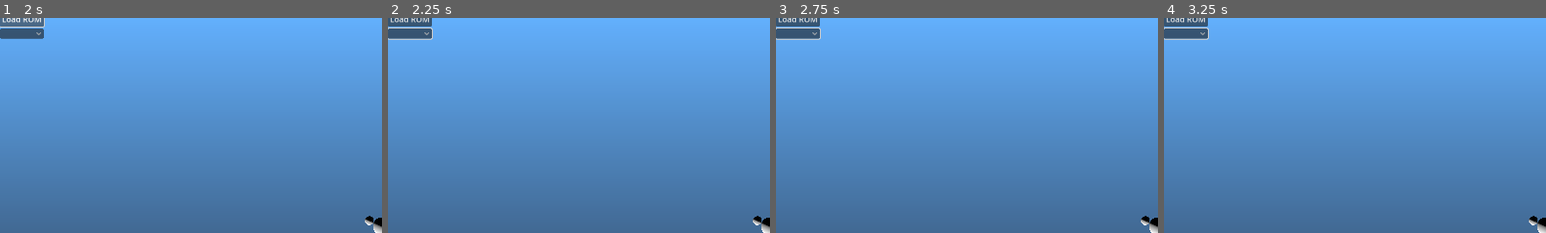
Above: before the commit, frames 1-4 (left to right).
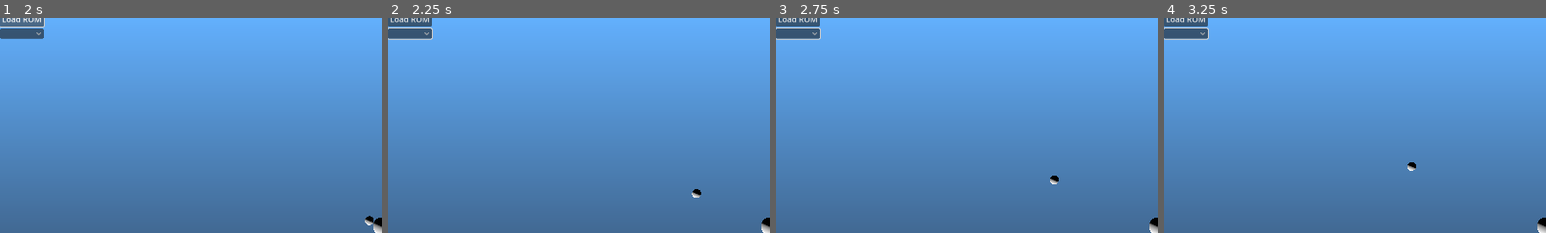
Above: after the commit, the same moments.

Repository: mrgudenheim/TacticsEngineG
Game: Godot game, scene res://src/map_viewer.tscn
Two runs of this game, one before a commit and one after it. Both use one fixed random seed, a clock stepped at 60 frames per second and the inputs below.
Inputs (mouse positions are % of the whole screen's width and height, from its top left):
- Up to frame 1 (2 s): click (3, 5) at 0.5 s; click "Load ROM" at 1.25 s
- Up to frame 2 (2.25 s): move the mouse to (72, 45) at 2.02 s; hold D from 2.03 s (still down); tap Down (camera_down) at 2.1 s; click (72, 45) at 2.17 s
- Up to frame 3 (2.75 s): keep holding D
- Up to frame 4 (3.25 s): release D at 2.75 s; tap Enter (ui_accept) at 2.75 s; drag from (30, 55) to (45, 70) at 2.77 s
The pictures show only the part of the screen within x 0-50%, y 2-52%; the shares and areas given below are measured in that part.

Frame 1 is identical in both runs. In frame 2, 0.2% of the frame differs, in the area x 79-98%, y 79-97%; in frame 3, 0.2%; in frame 4, 0.2%.

Commit message:
improved collisions by scaling meshes directly improved hierachy to not scale meshes

Diff:
--- a/src/file_formats/map_data.gd
+++ b/src/file_formats/map_data.gd
@@ -3,6 +3,7 @@
 
 const TILE_SIDE_LENGTH: int = 28
 const UNITS_PER_HEIGHT: int = 12
+const SCALE: float = 1.0 / TILE_SIDE_LENGTH
 
 var file_name: String = "default map file name"
 var primary_mesh_data_record: MapFileRecord
@@ -107,17 +108,17 @@
 	for i: int in num_text_tris:
 		for vertex_index: int in 3:
 			var index: int = (i*3) + vertex_index
-			st.set_normal(text_tri_normals[index])
+			st.set_normal(text_tri_normals[index] * SCALE)
 			st.set_uv(tris_uvs[index])
 			st.set_color(Color.WHITE)
-			st.add_vertex(text_tri_vertices[index])
+			st.add_vertex(text_tri_vertices[index] * SCALE)
 
 	# add black tris
 	for i: int in num_black_tris:
 		for vertex_index: int in 3:
 			var index: int = (i*3) + vertex_index
 			st.set_color(Color.BLACK)
-			st.add_vertex(black_tri_vertices[index])
+			st.add_vertex(black_tri_vertices[index] * SCALE)
 
 	# add textured quads
 	for i: int in num_text_quads:
@@ -131,16 +132,16 @@
 		quad_colors.fill(Color.WHITE)
 
 		for vert_index: int in [0, 1, 2]:
-			st.set_normal(quad_normals[vert_index])
+			st.set_normal(quad_normals[vert_index] * SCALE)
 			st.set_uv(quad_uvs[vert_index])
 			st.set_color(Color.WHITE)
-			st.add_vertex(quad_vertices[vert_index])
+			st.add_vertex(quad_vertices[vert_index] * SCALE)
 
 		for vert_index: int in [3, 2, 1]:
-			st.set_normal(quad_normals[vert_index])
+			st.set_normal(quad_normals[vert_index] * SCALE)
 			st.set_uv(quad_uvs[vert_index])
 			st.set_color(Color.WHITE)
-			st.add_vertex(quad_vertices[vert_index])
+			st.add_vertex(quad_vertices[vert_index] * SCALE)
 
 	# add black quads
 	for i: int in num_black_quads:
@@ -153,11 +154,11 @@
 
 		for vert_index: int in [0, 1, 2]:
 			st.set_color(Color.BLACK)
-			st.add_vertex(quad_vertices[vert_index])
+			st.add_vertex(quad_vertices[vert_index] * SCALE)
 
 		for vert_index: int in [3, 2, 1]:
 			st.set_color(Color.BLACK)
-			st.add_vertex(quad_vertices[vert_index])
+			st.add_vertex(quad_vertices[vert_index] * SCALE)
 
 	mesh = st.commit()
 
--- a/src/map_viewer.gd
+++ b/src/map_viewer.gd
@@ -61,29 +61,24 @@
 
 	texture_viewer.texture = map_data.albedo_texture
 	map_mesh.mesh = map_data.mesh
-	map_mesh.scale = SCALE * Vector3.ONE
 
-	var shape_mesh: ConcavePolygonShape3D = ConcavePolygonShape3D.new()
-	var vertices: PackedVector3Array = map_mesh.mesh.get_faces().duplicate()
-	for i: int in vertices.size():
-		vertices[i] = vertices[i] * SCALE
-	shape_mesh.set_faces(vertices)
+	var shape_mesh: ConcavePolygonShape3D = map_mesh.mesh.create_trimesh_shape()
 	map_collision_shape.shape = shape_mesh
 
 	if quad_mirror:
 		map_mesh2.mesh = map_mesh.mesh
 		map_mesh3.mesh = map_mesh.mesh
 		map_mesh4.mesh = map_mesh.mesh
-		map_mesh2.scale = SCALE * Vector3(1, 1, -1)
-		map_mesh3.scale = SCALE * Vector3(-1, 1, 1)
-		map_mesh4.scale = SCALE * Vector3(-1, 1, -1)
-		map_mesh2.position = Vector3.FORWARD * map_data.map_length * 2
-		map_mesh3.position = Vector3.RIGHT * map_data.map_width * 2
-		map_mesh4.position = (Vector3.RIGHT * map_data.map_width * 2) + (Vector3.FORWARD * map_data.map_length * 2)
+		map_mesh2.scale = Vector3(1, 1, -1)
+		map_mesh3.scale = Vector3(-1, 1, 1)
+		map_mesh4.scale = Vector3(-1, 1, -1)
+		map_mesh2.get_parent().position = Vector3.FORWARD * map_data.map_length * 2
+		map_mesh3.get_parent().position = Vector3.RIGHT * map_data.map_width * 2
+		map_mesh4.get_parent().position = (Vector3.RIGHT * map_data.map_width * 2) + (Vector3.FORWARD * map_data.map_length * 2)
 
-		map_collision_shape2.shape.set_faces(map_mesh2.mesh.get_faces())
-		map_collision_shape3.shape.set_faces(map_mesh3.mesh.get_faces())
-		map_collision_shape4.shape.set_faces(map_mesh4.mesh.get_faces())
+		map_collision_shape2.shape = get_scaled_collision_shape(map_mesh.mesh, map_mesh2.scale)
+		map_collision_shape3.shape = get_scaled_collision_shape(map_mesh.mesh, map_mesh3.scale)
+		map_collision_shape4.shape = get_scaled_collision_shape(map_mesh.mesh, map_mesh4.scale)
 
 	var middle_height: float = (map_data.terrain_tiles[map_data.terrain_tiles.size() / 2].height * SCALED_UNITS_PER_HEIGHT) + 2
 	var middle_position: Vector3 = Vector3(map_data.map_width / 2.0, middle_height, -map_data.map_length / 2.0)
@@ -94,7 +89,20 @@
 	push_warning("Map_created")
 
 	push_warning(middle_position)
-	unit.global_position = middle_position + Vector3(-0.25, 0, 0)
+	unit.global_position = middle_position + Vector3(-0.5, 0, 0)
+	unit.global_position = Vector3(9.5, 2, -13.5)
 	unit.linear_velocity = Vector3.ZERO
 
 	unit.freeze = false
+
+
+func get_scaled_collision_shape(mesh: Mesh, scale: Vector3) -> ConcavePolygonShape3D:
+	var new_collision_shape: ConcavePolygonShape3D = mesh.create_trimesh_shape()
+	var faces: PackedVector3Array = new_collision_shape.get_faces()
+	for i: int in faces.size():
+		faces[i] = faces[i] * scale
+
+	push_warning(faces)
+	new_collision_shape.set_faces(faces)
+	new_collision_shape.backface_collision = true
+	return new_collision_shape
--- a/src/map_viewer.tscn
+++ b/src/map_viewer.tscn
@@ -61,15 +61,15 @@
 camera_controller = NodePath("CameraController")
 background_gradient = NodePath("CanvasLayer/TextureRect")
 map_dropdown = NodePath("VBoxContainer/MapDropdown")
-map_mesh = NodePath("Map")
-map_mesh2 = NodePath("Map2")
-map_mesh3 = NodePath("Map3")
-map_mesh4 = NodePath("Map4")
-map_collision_shape = NodePath("StaticBody3D2/CollisionShape3D")
-map_collision_shape2 = NodePath("Map2/StaticBody3D/CollisionShape3D")
-map_collision_shape3 = NodePath("Map3/StaticBody3D/CollisionShape3D")
-map_collision_shape4 = NodePath("Map4/StaticBody3D/CollisionShape3D")
-unit = NodePath("CameraController/Unit/RigidBody3D")
+map_mesh = NodePath("Map/Map")
+map_mesh2 = NodePath("Map2/Map2")
+map_mesh3 = NodePath("Map3/Map3")
+map_mesh4 = NodePath("Map4/Map4")
+map_collision_shape = NodePath("Map/CollisionShape3D")
+map_collision_shape2 = NodePath("Map2/CollisionShape3D")
+map_collision_shape3 = NodePath("Map3/CollisionShape3D")
+map_collision_shape4 = NodePath("Map4/CollisionShape3D")
+unit = NodePath("Unit/RigidBody3D")
 test_collision_shape = NodePath("TestQuadStaticBody3D/CollisionShape3D")
 
 [node name="WorldEnvironment" type="WorldEnvironment" parent="."]
@@ -96,6 +96,23 @@
 [node name="MapDropdown" type="OptionButton" parent="VBoxContainer"]
 layout_mode = 2
 
+[node name="Unit" type="Node3D" parent="."]
+
+[node name="RigidBody3D" type="RigidBody3D" parent="Unit"]
+transform = Transform3D(1, 0, 0, 0, 1, 0, 0, 0, 1, -0.5, 0, 0)
+freeze = true
+continuous_cd = true
+
+[node name="CollisionShape3D" type="CollisionShape3D" parent="Unit/RigidBody3D"]
+shape = SubResource("CapsuleShape3D_omsuf")
+
+[node name="Sprite3D" type="Sprite3D" parent="Unit/RigidBody3D"]
+
+[node name="UnitReferenceSphere" type="MeshInstance3D" parent="Unit/RigidBody3D"]
+transform = Transform3D(0.5, 0, 0, 0, 0.5, -1.49012e-08, 0, -1.49012e-08, 0.5, 0, 0, 0)
+mesh = SubResource("CapsuleMesh_46deq")
+skeleton = NodePath("../../../CameraController")
+
 [node name="CameraController" type="Node3D" parent="." node_paths=PackedStringArray("sprite", "camera", "camera_pivot")]
 transform = Transform3D(1, 0, 0, 0, 0.999999, 0, 0, 0, 1, 0, 0, 0)
 script = ExtResource("3_dpuna")
@@ -104,28 +121,6 @@
 camera_pivot = NodePath("CameraPivot")
 zoom_in_max = 0.5
 
-[node name="Unit" type="Node3D" parent="CameraController"]
-
-[node name="RigidBody3D" type="RigidBody3D" parent="CameraController/Unit"]
-transform = Transform3D(1, 0, 0, 0, 1, 0, 0, 0, 1, -0.5, 0, 0)
-freeze = true
-continuous_cd = true
-
-[node name="CollisionShape3D" type="CollisionShape3D" parent="CameraController/Unit/RigidBody3D"]
-shape = SubResource("CapsuleShape3D_omsuf")
-
-[node name="Sprite3D" type="Sprite3D" parent="CameraController/Unit/RigidBody3D"]
-
-[node name="UnitReferenceSphere" type="MeshInstance3D" parent="CameraController/Unit/RigidBody3D"]
-transform = Transform3D(0.5, 0, 0, 0, 0.5, -1.49012e-08, 0, -1.49012e-08, 0.5, 0, 0, 0)
-mesh = SubResource("CapsuleMesh_46deq")
-skeleton = NodePath("../../..")
-
-[node name="ReferenceSphere" type="MeshInstance3D" parent="CameraController/Unit"]
-transform = Transform3D(0.5, 0, 0, 0, 0.5, -1.49012e-08, 0, -1.49012e-08, 0.5, 0, 0, 0)
-mesh = SubResource("SphereMesh_qc6ji")
-skeleton = NodePath("../..")
-
 [node name="CameraPivot" type="Node3D" parent="CameraController"]
 transform = Transform3D(0.707107, -0.315509, 0.632814, 0, 0.894935, 0.446197, -0.707107, -0.315509, 0.632814, 0, 0, 0)
 
@@ -134,50 +129,52 @@
 projection = 1
 size = 12.0
 
+[node name="ReferenceSphere" type="MeshInstance3D" parent="CameraController"]
+transform = Transform3D(0.5, 0, 0, 0, 0.500001, -1.49012e-08, 0, -1.49012e-08, 0.5, 0, 0, 0)
+mesh = SubResource("SphereMesh_qc6ji")
+
 [node name="MapTexture" type="Sprite3D" parent="."]
 transform = Transform3D(1, 0, 0, 0, 0.707107, 0.707107, 0, -0.707107, 0.707107, -75, 0, 0)
 visible = false
 pixel_size = 0.05
 texture_filter = 0
 
-[node name="StaticBody3D2" type="StaticBody3D" parent="."]
+[node name="Map" type="StaticBody3D" parent="."]
 transform = Transform3D(1, -8.74228e-08, -8.74228e-08, -8.74228e-08, -1, 0, -8.74228e-08, 7.64274e-15, -1, 0, 0, 0)
 
-[node name="CollisionShape3D" type="CollisionShape3D" parent="StaticBody3D2"]
+[node name="CollisionShape3D" type="CollisionShape3D" parent="Map"]
 shape = SubResource("ConcavePolygonShape3D_vqavv")
 
-[node name="Map" type="MeshInstance3D" parent="."]
+[node name="Map" type="MeshInstance3D" parent="Map"]
+transform = Transform3D(1, -6.6815e-22, 0, -6.6815e-22, 1, 0, 0, 0, 1, 0, 0, 0)
+skeleton = NodePath("../..")
+
+[node name="Map2" type="StaticBody3D" parent="."]
+transform = Transform3D(1, -8.74228e-08, -8.74228e-08, -8.74228e-08, -1, 7.64275e-15, -8.74228e-08, 0, -1, 0, 0, 0)
+
+[node name="CollisionShape3D" type="CollisionShape3D" parent="Map2"]
+shape = SubResource("ConcavePolygonShape3D_3wu6a")
+
+[node name="Map2" type="MeshInstance3D" parent="Map2"]
+skeleton = NodePath("../..")
+
+[node name="Map3" type="StaticBody3D" parent="."]
 transform = Transform3D(1, -8.74228e-08, -8.74228e-08, -8.74228e-08, -1, 0, -8.74228e-08, 7.64274e-15, -1, 0, 0, 0)
 
-[node name="Map2" type="MeshInstance3D" parent="."]
+[node name="CollisionShape3D" type="CollisionShape3D" parent="Map3"]
+shape = SubResource("ConcavePolygonShape3D_bdpvt")
+
+[node name="Map3" type="MeshInstance3D" parent="Map3"]
+skeleton = NodePath("../..")
+
+[node name="Map4" type="StaticBody3D" parent="."]
 transform = Transform3D(1, -8.74228e-08, -8.74228e-08, -8.74228e-08, -1, 0, -8.74228e-08, 7.64274e-15, -1, 0, 0, 0)
-visible = false
-
-[node name="StaticBody3D" type="StaticBody3D" parent="Map2"]
-transform = Transform3D(1, -4.443e-28, 0, -6.6815e-22, 1, -7.64275e-15, 0, 7.64274e-15, 1, 0, 0, 0)
-
-[node name="CollisionShape3D" type="CollisionShape3D" parent="Map2/StaticBody3D"]
-shape = SubResource("ConcavePolygonShape3D_3wu6a")
-
-[node name="Map3" type="MeshInstance3D" parent="."]
-transform = Transform3D(1, -8.74228e-08, -8.74228e-08, -8.74228e-08, -1, 0, -8.74228e-08, 7.64274e-15, -1, 0, 0, 0)
-visible = false
-
-[node name="StaticBody3D" type="StaticBody3D" parent="Map3"]
-transform = Transform3D(1, -8.74228e-08, -8.74228e-08, -8.74228e-08, -1, 7.64275e-15, -8.74228e-08, 5.0822e-21, -1, 0, 0, 0)
-
-[node name="CollisionShape3D" type="CollisionShape3D" parent="Map3/StaticBody3D"]
-shape = SubResource("ConcavePolygonShape3D_bdpvt")
-
-[node name="Map4" type="MeshInstance3D" parent="."]
-transform = Transform3D(1, -8.74228e-08, -8.74228e-08, -8.74228e-08, -1, 0, -8.74228e-08, 7.64274e-15, -1, 0, 0, 0)
-visible = false
-
-[node name="StaticBody3D" type="StaticBody3D" parent="Map4"]
-transform = Transform3D(1, -8.74228e-08, -8.74228e-08, -8.74228e-08, -1, 7.64275e-15, -8.74228e-08, 5.0822e-21, -1, 0, 0, 0)
-
-[node name="CollisionShape3D" type="CollisionShape3D" parent="Map4/StaticBody3D"]
+
+[node name="CollisionShape3D" type="CollisionShape3D" parent="Map4"]
 shape = SubResource("ConcavePolygonShape3D_8pwdn")
+
+[node name="Map4" type="MeshInstance3D" parent="Map4"]
+skeleton = NodePath("../..")
 
 [node name="DirectionalLight3D" type="DirectionalLight3D" parent="."]
 transform = Transform3D(1, 0, 0, 0, 0.553391, -0.832921, 0, 0.832921, 0.553391, 0, 3.51982, 2.72607)
@@ -186,6 +183,10 @@
 visible = false
 texture = SubResource("GradientTexture2D_twdc0")
 
+[node name="CollisionVisualizer" type="MeshInstance3D" parent="."]
+transform = Transform3D(1, 0, 0, 0, -4.37114e-08, -1, 0, 1, -4.37114e-08, 12, -48, 12)
+skeleton = NodePath("../ReferenceQuad")
+
 [node name="ReferenceQuad" type="MeshInstance3D" parent="."]
 transform = Transform3D(1, 0, 0, 0, -4.37114e-08, -1, 0, 1, -4.37114e-08, 12, -48, 12)
 visible = false
@@ -193,6 +194,7 @@
 
 [node name="TestQuadStaticBody3D" type="StaticBody3D" parent="."]
 transform = Transform3D(1, 0, 0, 0, 1, 0, 0, 0, 1, 0, 0.5, 0)
+visible = false
 
 [node name="CollisionShape3D" type="CollisionShape3D" parent="TestQuadStaticBody3D"]
 shape = SubResource("BoxShape3D_pwjms")
